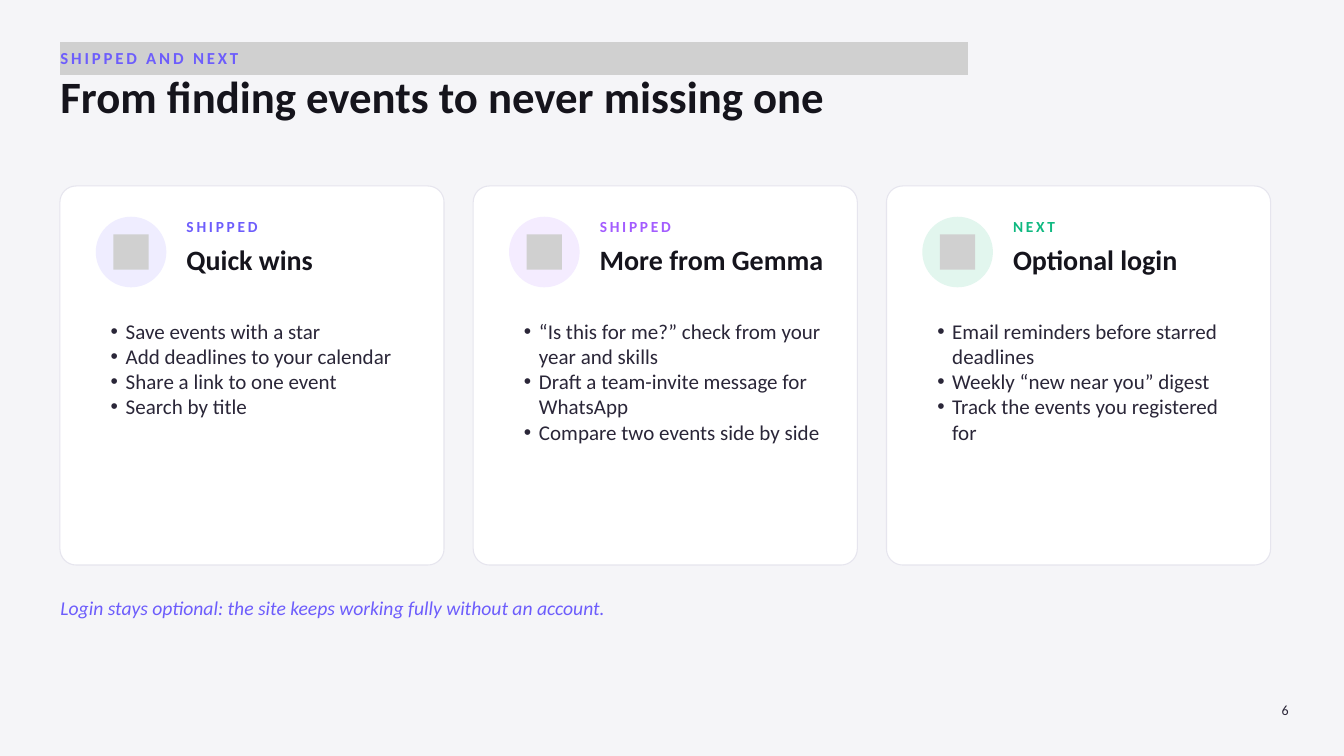
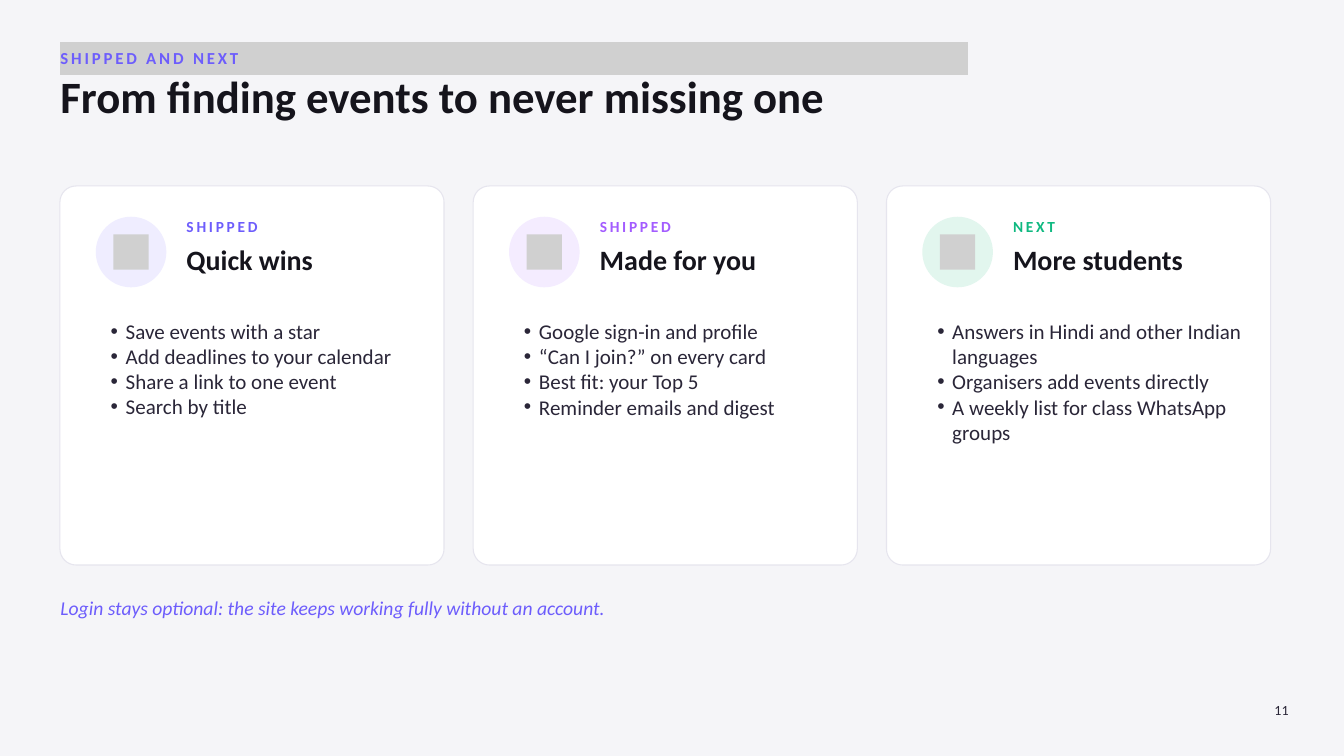
Before and after one commit to DivyanshBhandary/HackFindr, a slide deck: slide 11 of docs/HackFindr_presentation.pptx (slide 6 before the commit). Drawn at 1344x756 pixels with LibreOffice and Linux fonts; fonts in the diff are those of the drawing; grey boxes stand for pictures. Boxes give left, top, right and bottom in pixels: in the first picture for what was removed or moved away, otherwise in the second. Text is boxed around its words. In the diff, an @@ line names an element or a change of style, - is before the commit and + after.

```diff
--- a/docs/HackFindr_presentation.pptx
+++ b/docs/HackFindr_presentation.pptx
@@ text at (x1=600, y1=250, x2=756, y2=275): text changed @@
-More from Gemma
+Made for you
@@ text at (x1=1013, y1=250, x2=1183, y2=271): text changed @@
-Optional login
+More students
@@ text at (x1=539, y1=324, x2=775, y2=419): text changed @@
-  • “Is this for me?” check from your year and skills
-  • Draft a team-invite message for WhatsApp
-  • Compare two events side by side
+  • Google sign-in and profile
+  • “Can I join?” on every card
+  • Best fit: your Top 5
+  • Reminder emails and digest
@@ text at (x1=952, y1=324, x2=1241, y2=444): text changed @@
-  • Email reminders before starred deadlines
-  • Weekly “new near you” digest
-  • Track the events you registered for
+  • Answers in Hindi and other Indian languages
+  • Organisers add events directly
+  • A weekly list for class WhatsApp groups
@@ text at (x1=1274, y1=706, x2=1288, y2=715): text changed @@
-6
+11
```
Also in this commit, not shown: 5 other slides changed, 5 slides added, 20 other files.
